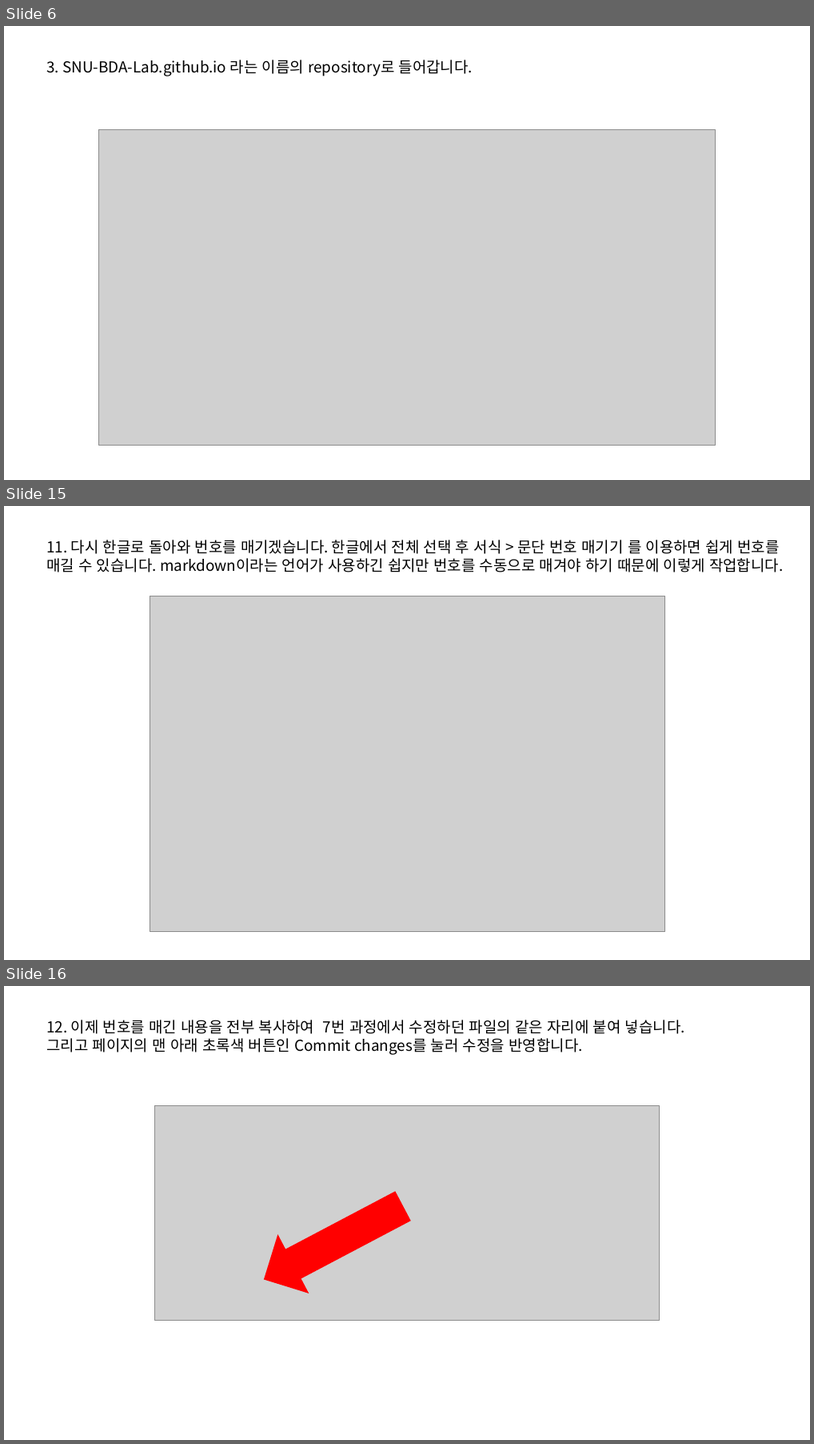
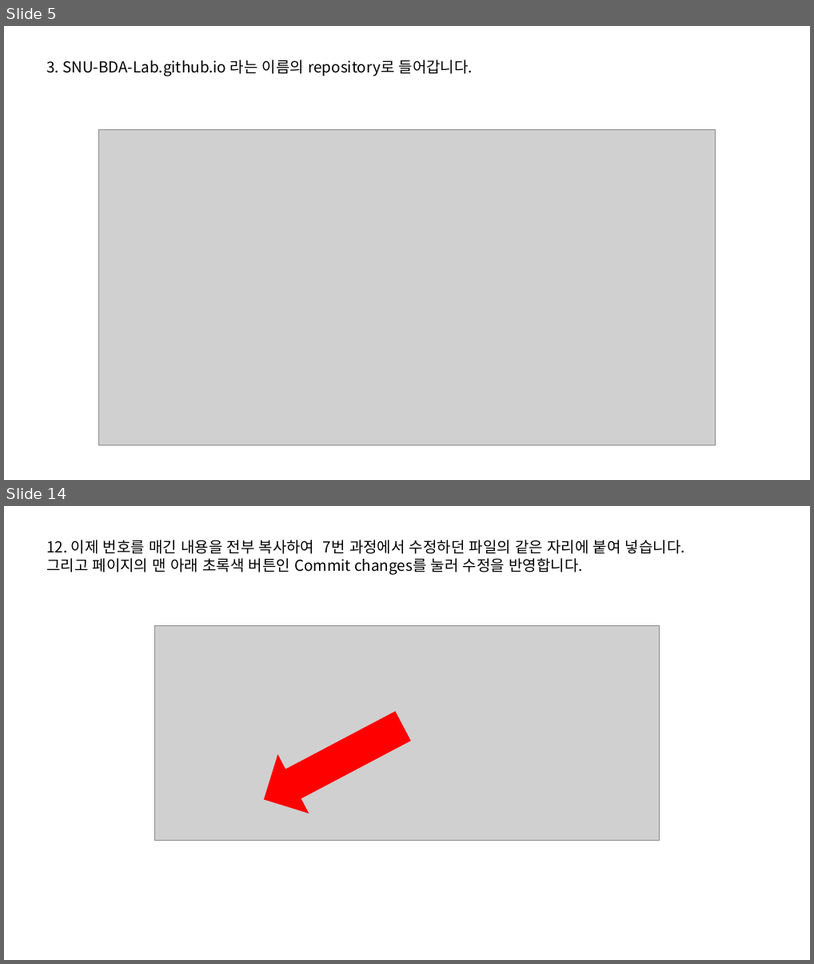
Before and after one commit to SNU-BDA-Lab/SNU-BDA-Lab.github.io, a slide deck: How_To_Use_Github_pages.pptx. Shown one above the other, each under a label of ours: slides 6, 15 and 16 before the commit, slides 5 and 14 after it; the slides between them are not shown. The pictures are 814x1444 and 814x964 pixels, drawn with LibreOffice and Linux fonts; fonts in the diff are those of the drawing; grey boxes stand for pictures. Boxes give left, top, right and bottom in pixels: in the first picture for what was removed or moved away, otherwise in the second. Text is boxed around its words. In the diff, an @@ line names an element or a change of style, - is before the commit and + after.

```diff
--- a/How_To_Use_Github_pages.pptx
+++ b/How_To_Use_Github_pages.pptx
@@ slide 15 removed at bbox=[4, 506, 810, 960], background #FFFFFF @@
@@ text removed at bbox=[46, 540, 783, 572] @@
-11. 다시 한글로 돌아와 번호를 매기겠습니다. 한글에서 전체 선택 후 서식 > 문단 번호 매기기 를 이용하면 쉽게 번호를 매길 수 있습니다. markdown이라는 언어가 사용하긴 쉽지만 번호를 수동으로 매겨야 하기 때문에 이렇게 작업합니다.
@@ picture removed at bbox=[150, 596, 666, 932] @@
@@ what was slide 6 is now slide 5 @@
@@ what was slide 16 is now slide 14 @@
```
Also in this commit, not shown: 5 slides changed, 5 slides added, 7 other slides removed, 1 other file.
